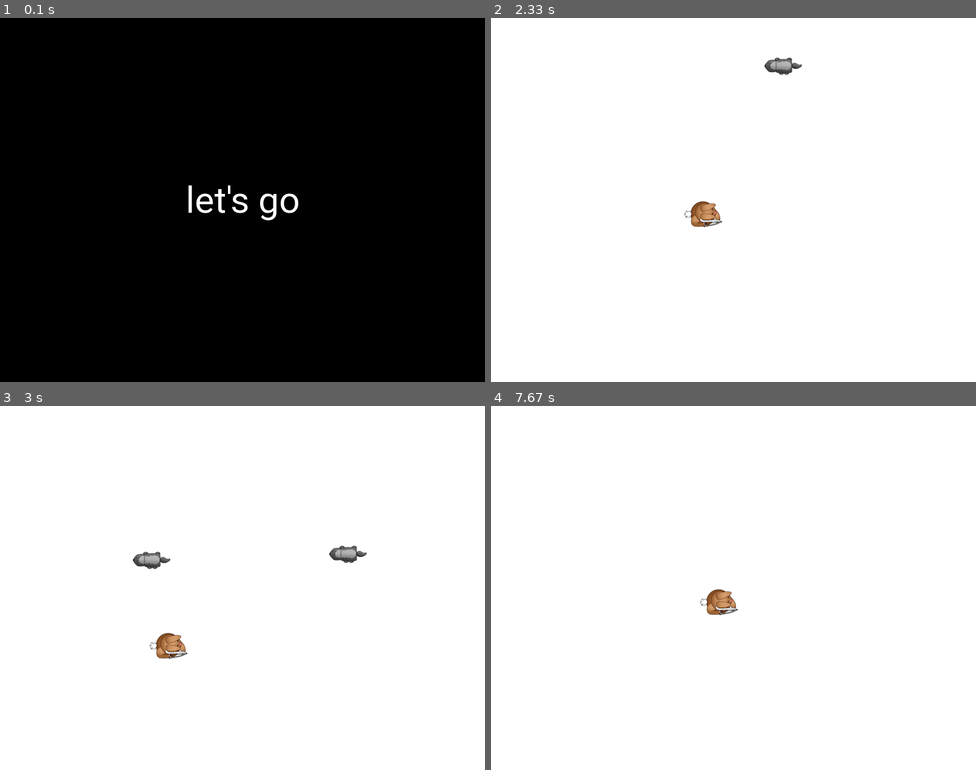
Above: before the commit, frames 1-4 (two rows, left to right).
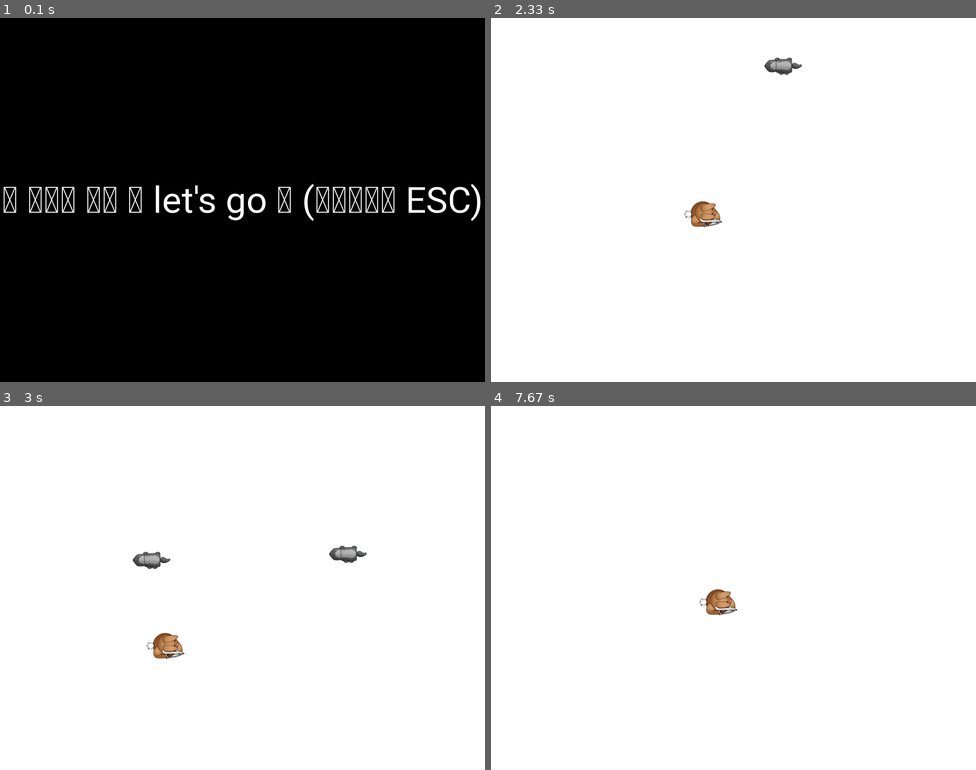
Above: after the commit, the same moments.

Repository: namkiseung/python_BasicProject
Game: pygame game, started from pygame/avoid.py
Two runs of this game, one before a commit and one after it. Both use one fixed random seed, a clock stepped at 60 frames per second and the inputs below.
Inputs:
- Up to frame 1 (0.1 s): no input
- Up to frame 2 (2.33 s): hold Left from 1.83 s (still down)
- Up to frame 3 (3 s): release Left at 2.37 s; hold Down 2.4-2.7 s; hold Left from 2.73 s (still down)
- Up to frame 4 (7.67 s): release Left at 3.13 s; hold Left from 7.43 s (still down)

The runs differ from the first frame. In frame 1, 2.5% of the frame differs, in the area x 0-100%, y 45-56%; in frame 2, nothing differs; in frame 3, 0.3%; in frame 4, 0.1%.

Commit message:
completed pygame of avoid attacker

Diff:
--- a/pygame/avoid.py
+++ b/pygame/avoid.py
@@ -1,31 +1,63 @@
 import pygame, time, random
-#www.pygame.org/docs/ref/time.html
-#ref : https://www.youtube.com/watch?v=EswYaZH4ZAQ
+'''
+기본
+1. 파이게임 모듈 불러오기
+2. 초기화 시킨다.
+3. 이미지를 가져온다.
+4. 계속 화면이 보이도록 한다.
+    #####(반복문 시작)#######
+   5. 화면을 깨끗하게 한다
+   6. 모든 요소들을 다시 그린다
+   7. 화면을 다시 그린다
+   8. (종료조건시 ESC)게임 종료
+www.pygame.org/docs/ref/time.html
+ref : https://www.youtube.com/watch?v=EswYaZH4ZAQ
+'''
+#초기화 작업
 pygame.init()
+#디스플레이 크기
 display_width=800
 display_height=600
+#폰트, 이미지 변수 선언
 font_style="C:/Users/namki/Desktop/mosproject-master/Source/MineSweeper/Assets/ExternalPlugin/Effect/Shared/Fonts/Roboto-Thin.ttf"
 p1="C:\\Users\\namki\\Desktop\\hwang\\game-project\\resources\\images\\dude.png".replace('\\\\','/')
 p2="C:\\Users\\namki\\Desktop\\hwang\\game-project\\resources\\images\\badguy.png".replace('\\\\','/')
+#디스플레이 모드
 gameDisplay = pygame.display.set_mode((display_width, display_height))
+#FPS
 clock = pygame.time.Clock()
+#이미지 로드
 playerImg = pygame.image.load(p1)
 attackerImg = pygame.image.load(p2)
+#주인공 class선언
 class Player(object):
     x=0
     y=0
     x_speed=0
     y_speed=0
+    speed_bouns = 0
     width=40
     height=40
 
-    def __init__(self, x, y):
+    def __init__(self, x, y): #이동좌표
         self.x=x
         self.y=y
-    def update(self):
-        self.x += self.x_speed
-        self.y += self.y_speed
+    def update(self):  #공 속도 조절
+        #방향키 누를때 위치 값
+        if self.x_speed > 0:
+            self.x_speed += self.speed_bouns
+        elif self.x_speed < 0:
+            self.x_speed -= self.speed_bouns
+
+        if self.y_speed > 0:
+            self.y_speed += self.speed_bouns
+        elif self.y_speed < 0:
+            self.y_speed -= self.speed_bouns
+
+        self.x += self.x_speed# + self.speed_factor
+        self.y += self.y_speed# + self.speed_factor
         gameDisplay.blit(playerImg, (self.x, self.y))
+    #전체적인 속도
     def left_bound(self):
         if self.x <=0:
             self.x_speed = self.x_speed * -1
@@ -43,8 +75,10 @@
         self.right_bound()
         self.top_bound()
         self.bottom_bound()
-    def rectangle(self):
+
+    def rectangle(self): #플레이어랑 부딪히는 포인트
         return  pygame.Rect(self.x, self.y, self.width, self.height)
+#방해물 클래스
 class Attacker(object):
     x=0
     y=0
@@ -56,8 +90,8 @@
     side=0
 
     def __init__(self):
-        self.side = random.randint(1,4)
-        #self.side =4
+        #총 4개의 keytype
+        self.side = random.randint(1,4) #self.side =4
         if self.side == 1: #왼쪽
             self.x = -60
             self.y = random.randint(0, display_height-self.height)
@@ -66,11 +100,11 @@
             self.x = random.randint(0, display_width-self.width)
             self.y=-60
             self.y_speed=10
-        elif self.side == 3:#위
+        elif self.side == 3:#오른쪽
             self.x = display_width + 60
             self.y=random.randint(0, display_height-self.height)
             self.x_speed=-10
-        elif self.side == 4:#위
+        elif self.side == 4:#아래
             self.x = random.randint(0, display_width-self.width)
             self.y=display_height+60
             self.y_speed=-10
@@ -78,7 +112,7 @@
         self.x +=  self.x_speed
         self.y +=  self.y_speed
         gameDisplay.blit(attackerImg, (self.x, self.y))
-        #떠다니는 공에 대한 산
+        #떠다니는 공에 대한 산술식
         if self.side == 1 and self.x > display_width:
             self.has_reached_limit = True
         if self.side == 2 and self.y > display_height:
@@ -88,7 +122,7 @@
         if self.side == 4 and self.y < -40:
             self.has_reached_limit = True
 
-    def rectangle(self):
+    def rectangle(self): #닿는 좌표포인트
         return  pygame.Rect(self.x, self.y, self.width, self.height)
 
     def left_bound(self):
@@ -109,8 +143,7 @@
         self.top_bound()
         self.bottom_bound()
 
-
-def game_loop():
+def game_loop(): #게임 무한 루프
     player = Player(display_width/2, display_height/2)
     attackers = []
     difficulty = 1.0
@@ -122,7 +155,7 @@
     alive = True
     while alive:
         for event in pygame.event.get():
-            if event.type == pygame.QUIT:
+            if event.type == pygame.QUIT or (event.type == pygame.KEYDOWN and (event.key == pygame.K_ESCAPE)):
                 quit()
             if event.type == pygame.KEYDOWN:
                 if event.key == pygame.K_RIGHT:
@@ -144,36 +177,36 @@
         player.update()
         if len(attackers) < difficulty:
             attackers.append(Attacker())
-
-        ball_index = 0
-        for ball in attackers:
-            ball.update()
-
-            if ball.rectangle().colliderect(player.rectangle()):
-                death_screen(score)
-
-            if ball.has_reached_limit:
-                attackers.pop(ball_index )
+        ball_index = 0 #볼 기준점
+        for ball in attackers: #볼을 계속해서 생성
+            ball.update()  #볼을 다시 화면에 그리기
+            if ball.rectangle().colliderect(player.rectangle()): #볼이랑 부딪혔을때
+                death_screen(score) #게임끝
+
+            if ball.has_reached_limit:   #볼 제한걸기
+                attackers.pop(ball_index ) #볼 하나씩 뺌
                 ball_index -= 1
-                score += 1
-                difficulty += 0.1
-        pygame.display.update()
-        clock.tick(160)
-
-def main_screen():
+                player.speed_bouns += 0.01
+                score += 1  #점수
+                difficulty += 0.1  #난이도
+                #print("score : {},  difficulty: {}, player.speed_bouns : {}".format(score, difficulty,player.speed_bouns )
+        pygame.display.update() #화면에 전체 다시 그리기 flip()도 가능
+        clock.tick(160) #FPS
+
+def main_screen():  #게임시작 전 첫 화면(스코어 화면)
     gameDisplay.fill((0, 0, 0))
     text = pygame.font.Font(font_style, 60)
-    text_on_screen = text.render("let's go", True, (255, 255, 255))
+    text_on_screen = text.render("공 피하기 게임 \n let's go \n (게임종료는 ESC)", True, (255, 255, 255))
     text_rect = text_on_screen.get_rect()
     text_rect.center = ((display_width/2), (display_height/2))
     gameDisplay.blit(text_on_screen, text_rect)
     pygame.display.update()
-    time.sleep(2)
+    time.sleep(2) #게임 시작 딜레이
     game_loop()
-def death_screen(score):
+def death_screen(score):  #죽었을때 첫 화면(스코어 화면)
     gameDisplay.fill((0, 0, 0))
     text = pygame.font.Font(font_style, 60)
-    msg="gameover !! \n score : {}".format(score)
+    msg="gameover !! \n score : {}".format(int(score))
     text_on_screen = text.render(msg, True, (255, 255, 255))
     text_rect = text_on_screen.get_rect()
     text_rect.center = ((display_width/2), (display_height/2))
@@ -183,4 +216,3 @@
     main_screen()
 
 main_screen()
-#7:38 https://www.youtube.com/watch?v=m9Y3ciEek-w&t=9s
